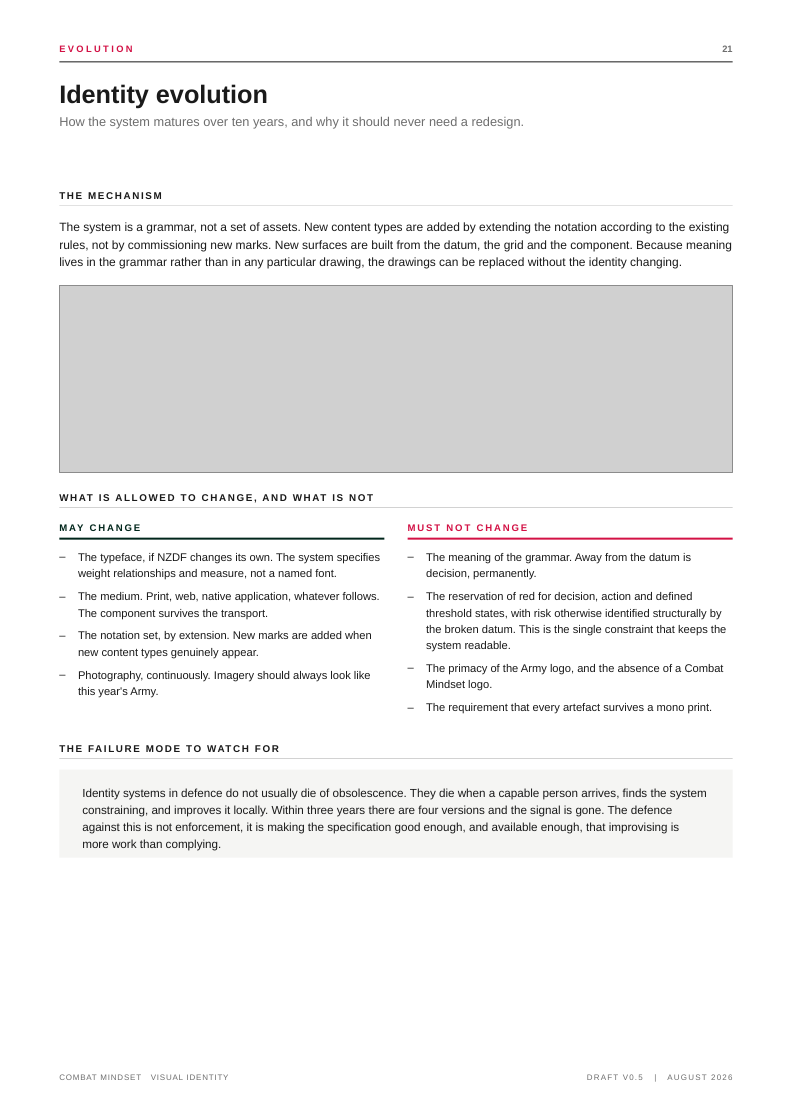
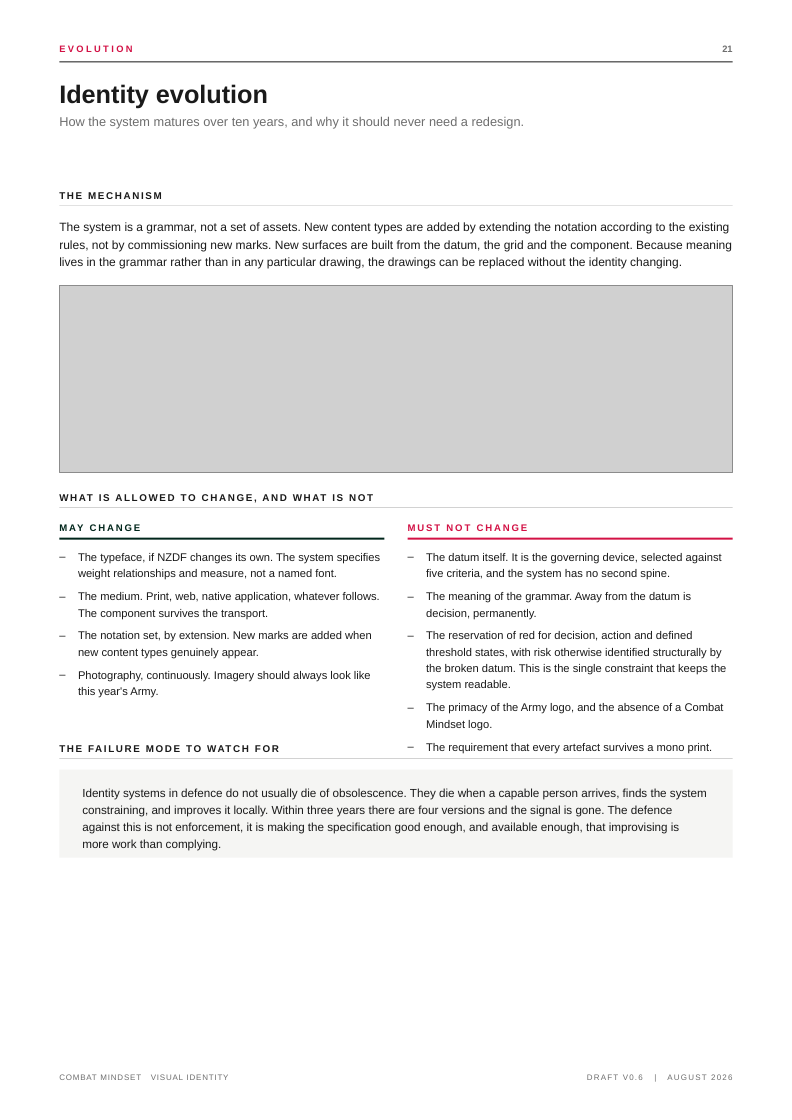
Before and after one commit to TacEdge/PUP, a slide deck: slide 21 of output/combat-mindset-identity-system.pptx. Drawn at 792x1120 pixels with LibreOffice and Linux fonts; fonts in the diff are those of the drawing; grey boxes stand for pictures. Boxes give left, top, right and bottom in pixels: in the first picture for what was removed or moved away, otherwise in the second. Text is boxed around its words. In the diff, an @@ line names an element or a change of style, - is before the commit and + after.

```diff
--- a/output/combat-mindset-identity-system.pptx
+++ b/output/combat-mindset-identity-system.pptx
@@ text at (x1=426, y1=553, x2=722, y2=580): paragraph added @@
+– The datum itself. It is the governing device, selected against five criteria, and the system has no second spine.
```
Also in this commit, not shown: 21 other slides changed, 2 other files.
